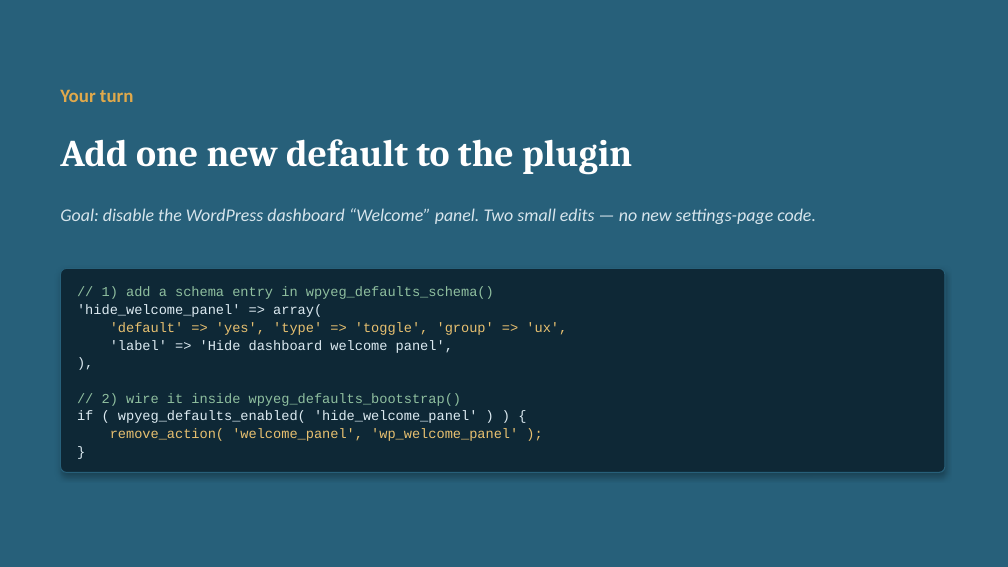
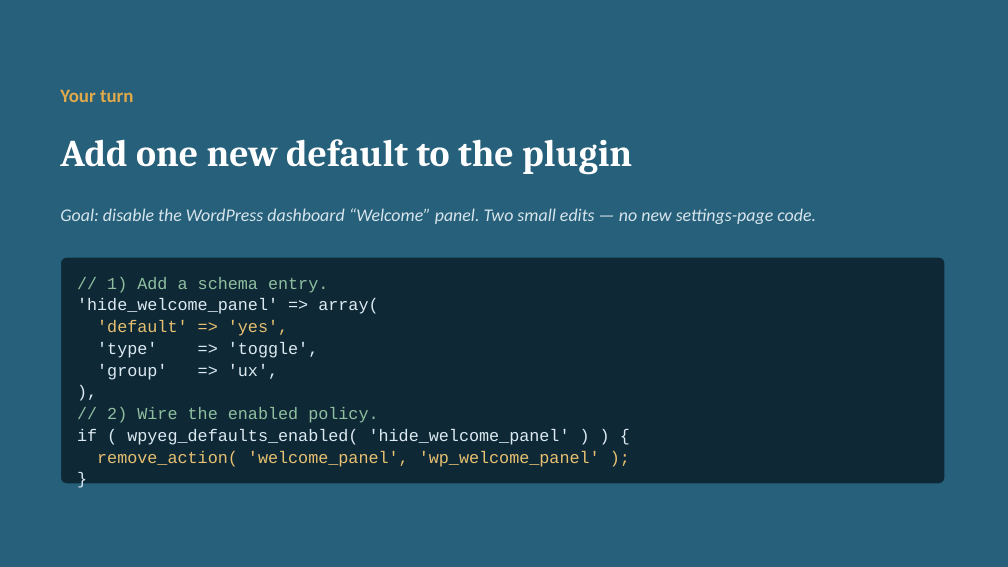
Before and after one commit to WPYEG/Better-by-Default, a slide deck: slide 26 of workshop/Better-by-Default.pptx. Drawn at 1008x567 pixels with LibreOffice and Linux fonts; fonts in the diff are those of the drawing. Boxes give left, top, right and bottom in pixels: in the first picture for what was removed or moved away, otherwise in the second. Text is boxed around its words. In the diff, an @@ line names an element or a change of style, - is before the commit and + after.

```diff
--- a/workshop/Better-by-Default.pptx
+++ b/workshop/Better-by-Default.pptx
@@ rounded rectangle resized from (x1=60, y1=268, x2=945, y2=473) to (x1=60, y1=257, x2=945, y2=484) @@
@@ rounded rectangle at (x1=60, y1=257, x2=945, y2=484): shadow off; proportions changed @@
@@ text at (x1=77, y1=298, x2=600, y2=467): size 13 to 16 pt in "'hide_welcome_panel' => array(", "),", "if ( wpyeg_defaults_enabled( 'hide_welcome_panel' ) ) {", "remove_action( 'welcome_panel', 'wp_welcome_panel' );" and 1 more places @@
@@ text "// 1) Add a schema ..." moved from (x1=77, y1=287, x2=567, y2=441) to (x1=77, y1=277, x2=600, y2=467) @@
@@ text at (x1=107, y1=277, x2=328, y2=293): text changed; size 13 to 16 pt @@
-// 1) add a schema entry in wpyeg_defaults_schema()
+// 1) Add a schema entry.
@@ text at (x1=97, y1=320, x2=318, y2=380): text changed; size 13 to 16 pt; text colour #E7C070 to #DCEAF1 @@
-'default' => 'yes', 'type' => 'toggle', 'group' => 'ux',
-'label' => 'Hide dashboard welcome panel',
+'default' => 'yes',
+'type' => 'toggle',
+'group' => 'ux',
@@ text at (x1=107, y1=407, x2=378, y2=423): text changed; size 13 to 16 pt @@
-// 2) wire it inside wpyeg_defaults_bootstrap()
+// 2) Wire the enabled policy.
```
Also in this commit, not shown: 23 other slides changed, 16 other files.
